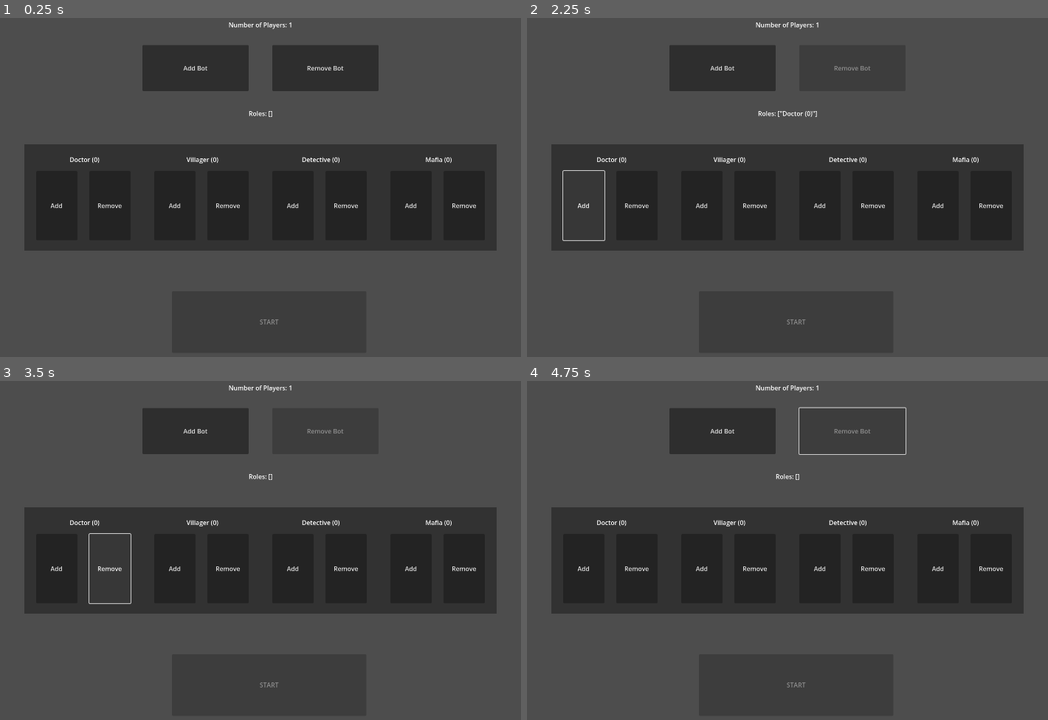
Above: before the commit, frames 1-4 (two rows, left to right).
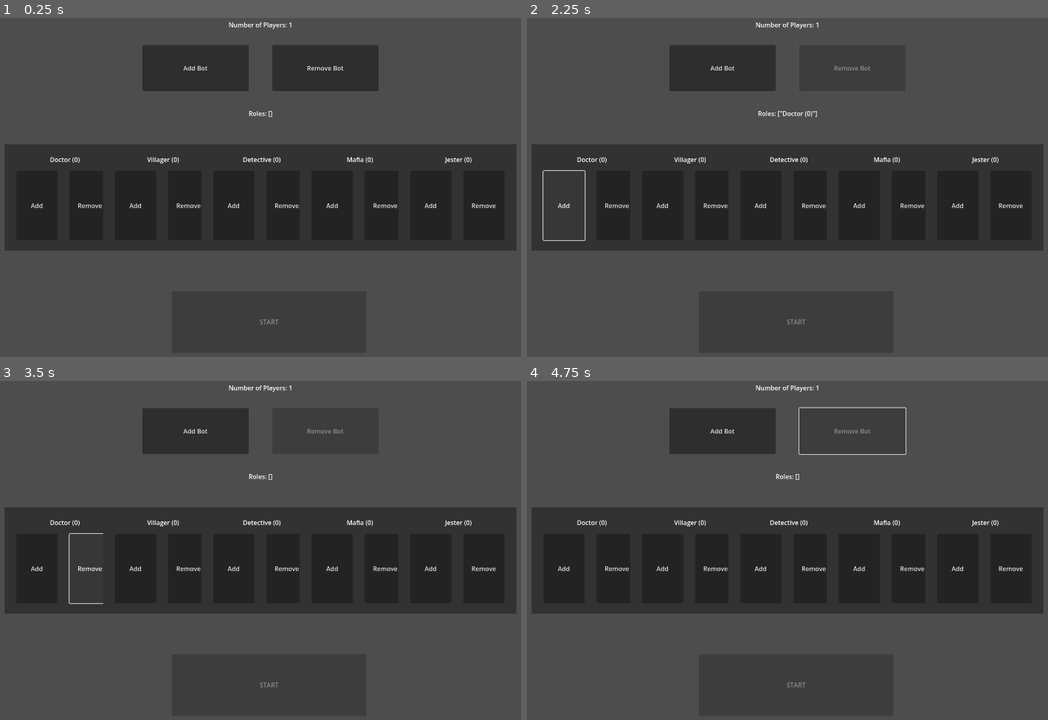
Above: after the commit, the same moments.

Repository: ThatOnePixle/MafiaWithCustomCards
Game: Godot game, scene res://scenes and scripts/main.tscn
Two runs of this game, one before a commit and one after it. Both use one fixed random seed, a clock stepped at 60 frames per second and the inputs below.
Inputs:
- Up to frame 1 (0.25 s): no input
- Up to frame 2 (2.25 s): click "Add Bot" at 0.5 s; click "Remove Bot" at 1.25 s; click "Add" at 2 s
- Up to frame 3 (3.5 s): click "Remove" at 2.75 s
- Up to frame 4 (4.75 s): click "Add Bot" at 3.5 s; click "Remove Bot" at 4.25 s

The runs differ from the first frame. In frame 1, 3.2% of the frame differs, in the area x 0-100%, y 37-69%; in frame 2, 3.0%; in frame 3, 3.4%; in frame 4, 3.2%.

Commit message:
added win cons as their own json file

Diff:
--- /dev/null
+++ b/roles/jester0000.json
@@ -0,0 +1,9 @@
+{
+	"name":"Jester (0)",
+	"team":"neutral",
+	"win con": {
+		"type":"has tag",
+		"tag":"voted out",
+		"alone": true
+	}
+}
--- a/scenes and scripts/main.gd
+++ b/scenes and scripts/main.gd
@@ -3,13 +3,16 @@
 #----------------------------------------------------------------------------------------------------
 #Variables
 #----------------------------------------------------------------------------------------------------
-
+#Roles
 var roleOptions: Array = _load_roles_data()
 var roles: Array[String] = []
+var teams: Array = _load_team_data()
 
+#Players
 var players: Dictionary[String, Dictionary] = {}
 var numOfPlayers: int = 1
 
+#Scenes
 var lobbyScene: PackedScene = preload("res://scenes and scripts/lobby/lobby.tscn")
 var nightScene: PackedScene = preload("res://scenes and scripts/night/night.tscn")
 var voteingScene: PackedScene = preload("res://scenes and scripts/voteing/voteing.tscn")
@@ -17,9 +20,29 @@
 var nightSceneObject: Node = nightScene.instantiate()
 var voteingSceneObject: Node = voteingScene.instantiate()
 
+#Comparisons
+var comparisons = {
+	"==": func(a, b): return a == b,
+	"!=": func(a, b): return a != b,
+	">=": func(a, b): return a >= b,
+	"<=": func(a, b): return a <= b,
+	">":  func(a, b): return a > b,
+	"<":  func(a, b): return a < b
+}
+
 #----------------------------------------------------------------------------------------------------
 #Functions
 #----------------------------------------------------------------------------------------------------
+
+#Misc Functions
+func _get_player_count(condition: String, valueToCompare: String, countDead: bool):
+	var memberCount = 0
+	for player in players.values():
+		if player.get(condition, "") == valueToCompare and (countDead or !player.get("dead", false)):
+			memberCount += 1
+	return memberCount
+
+#Setup Custom Data
 func _load_roles_data():
 	var rolesData = []
 	var dir = DirAccess.open("res://roles")
@@ -32,34 +55,79 @@
 			rolesData.append(data)
 		file_name = dir.get_next()
 	return rolesData
-
 func _return_role_data_matching_name(nameOfRole):
 	for roleData in roleOptions:
 		if nameOfRole == roleData["name"]:
 			return roleData
+func _load_team_data():
+	var teamData = []
+	var dir = DirAccess.open("res://teams")
+	dir.list_dir_begin()
+	var file_name = dir.get_next()
+	while file_name != "":
+		if file_name.ends_with(".json"):
+			var file = FileAccess.open("res://teams/" + file_name, FileAccess.READ)
+			var data = JSON.parse_string(file.get_as_text())
+			teamData.append(data)
+		file_name = dir.get_next()
+	return teamData
+func _create_json_var(varStructure: Dictionary):
+	var returnVar = 0
+	match varStructure["type"]:
+		"players":
+			returnVar = _get_player_count("","",false)
+			match varStructure["condition"]:
+				"is team":
+					returnVar = _get_player_count("team",varStructure["team"], false)
+			if varStructure.get("inverted", false):
+				returnVar = _get_player_count("","",false) - returnVar
+		"constant":
+			returnVar = int(varStructure["number"])
+	return returnVar
 
+#Check Win-Cons
+func _get_win_con():
+	var teamsThatHaveWon = []
+	for team in teams:
+		match team["win con"]["type"]:
+			"compare":
+				var var1 = _create_json_var(team["win con"]["var1"])
+				var var2 = _create_json_var(team["win con"]["var2"])
+				var comp = team["win con"]["comparison"]
+				print(str(var1) + str(comp) + str(var2))
+				print(str(_create_json_var(team["win con"]["var2"])))
+				if comparisons.has(comp) and comparisons[comp].call(var1, var2):
+					teamsThatHaveWon.append(team["name"])
+	return teamsThatHaveWon
+func _check_win_cons(team_win, sceneToTransitionTo):
+	if team_win == []:
+		_instantiate_scenes()
+		self.add_child(sceneToTransitionTo)
+	else:
+		print(str(team_win) + " has won!")
+
+#Assign Roles
+func _assign_roles() -> void:
+	for i in range(numOfPlayers):
+		var roleToBeAssigned: String = roles[randi_range(0,len(roles)-1)]
+		players["Bot" + str(i)] = _return_role_data_matching_name(roleToBeAssigned).duplicate(true)
+		roles.erase(roleToBeAssigned)
+
+#Swapping Scenes
 func _ready() -> void:
 	self.add_child(lobbySceneObject)
 func _instantiate_scenes() -> void:
 	lobbySceneObject = lobbyScene.instantiate()
 	nightSceneObject = nightScene.instantiate()
 	voteingSceneObject = voteingScene.instantiate()
+	print(players)
 func _start() -> void:
 	self.remove_child(lobbySceneObject)
-	_instantiate_scenes()
-	for i in range(numOfPlayers):                                             #Assigns Roles
-		var roleToBeAssigned: String = roles[randi_range(0,len(roles)-1)]
-		players["Bot" + str(i)] = _return_role_data_matching_name(roleToBeAssigned)
-		roles.erase(roleToBeAssigned)
-	print(players)
-	self.add_child(nightSceneObject)
+	_assign_roles()
+	_check_win_cons(_get_win_con(), nightSceneObject)
 func _start_vote() -> void:
-	print(players)
 	self.remove_child(nightSceneObject)
-	_instantiate_scenes()
-	self.add_child(voteingSceneObject)
+	_check_win_cons(_get_win_con(), voteingSceneObject)
 func _end_vote() -> void:
-	print(players)
 	self.remove_child(voteingSceneObject)
-	_instantiate_scenes()
-	self.add_child(nightSceneObject)
+	_check_win_cons(_get_win_con(),nightSceneObject)
--- a/scenes and scripts/night/night.gd
+++ b/scenes and scripts/night/night.gd
@@ -15,29 +15,27 @@
 #Variables
 #----------------------------------------------------------------------------------------------------
 
+#Night Setup
 func _ready() -> void:
+	playerSelectorObject = playerSelector.instantiate()
 	roleTitle.text = "You Are: " + playerRole["name"]
-	if playerRole["night"]["target"] == "selection":
+	if playerRole.has("night") and playerRole["night"]["target"] == "selection":
 		self.add_child(playerSelectorObject)
 
+#Action Logic
 func _selection_complete(botNumber) -> void:
 	_perform_action("Bot" + str(botNumber))
 	self.remove_child(playerSelectorObject)
-
 func _perform_action(target: String) -> void:
-	print(target)
 	match playerRole["night"]["action"]:
 		"kill":
-			if "protected" in mainRoot.players[target]:
-				if !mainRoot.players[target]["protected"]:
-					mainRoot.players[target]["dead"] = true
-			else:
+			if !mainRoot.players[target].get("protected", false):
 				mainRoot.players[target]["dead"] = true
 		"protect":
 			mainRoot.players[target]["protected"] = true
 		"investigate":
-			outputText = mainRoot.players[target]["name"]
+			outputText.text = mainRoot.players[target]["name"]
 
-
+#End Night Sequence
 func _on_finish_button_pressed() -> void:
 		mainRoot._start_vote()
--- a/scenes and scripts/night/player_selector.gd
+++ b/scenes and scripts/night/player_selector.gd
@@ -11,6 +11,7 @@
 #Functions
 #----------------------------------------------------------------------------------------------------
 
+#Selector Setup
 func _ready() -> void:
 	for i in range(1,mainRoot.numOfPlayers):
 		var buttonPerPerson: Button = Button.new()
@@ -19,9 +20,8 @@
 		buttonPerPerson.anchor_bottom = 0.9
 		buttonPerPerson.anchor_left = float(i) * 1/mainRoot.numOfPlayers - 0.1
 		buttonPerPerson.anchor_right = buttonPerPerson.anchor_left + 0.2
-		if "dead" in mainRoot.players["Bot" + str(i)]:
-			if mainRoot.players["Bot" + str(i)]["dead"]:
-				buttonPerPerson.disabled = true
-				buttonPerPerson.text = "Bot " + str(i) + " (Dead)"
+		if mainRoot.players["Bot" + str(i)].get("dead", false):
+			buttonPerPerson.disabled = true
+			buttonPerPerson.text = "Bot " + str(i) + " (Dead)"
 		background.add_child(buttonPerPerson)
 		buttonPerPerson.connect("button_down", (func(): root._selection_complete(i)))
--- a/scenes and scripts/voteing/voteing.gd
+++ b/scenes and scripts/voteing/voteing.gd
@@ -6,20 +6,23 @@
 
 @onready var mainRoot = $".."
 @onready var roleTitle = $roleTitle
-@onready var background = $background
 var playerSelector: PackedScene = preload("res://scenes and scripts/night/player_selector.tscn")
 var selectionComplete = false
 @onready var playerRole = mainRoot.players["Bot0"]
+var playerSelectorObject = playerSelector.instantiate()
 
 #----------------------------------------------------------------------------------------------------
 #Variables
 #----------------------------------------------------------------------------------------------------
 
+#Voteing Setup
 func _ready() -> void:
 	roleTitle.text = "You Are: " + playerRole["name"]
-	var playerSelectorObject = playerSelector.instantiate()
 	self.add_child(playerSelectorObject)
 
+#Voteing Action
 func _selection_complete(botNumber) -> void:
+	mainRoot.players["Bot" + str(botNumber)]["voted out"] = true
 	mainRoot.players["Bot" + str(botNumber)]["dead"] = true
+	self.remove_child(playerSelectorObject)
 	mainRoot._end_vote()
--- a/teams/mafia.json
+++ b/teams/mafia.json
@@ -1,15 +1,16 @@
 {
+	"name":"mafia",
 	"win con":{
 		"type": "compare",
 		"var1":{
 			"type":"players",
-			"condition":"is role",
-			"role": "mafia"
+			"condition":"is team",
+			"team": "mafia"
 		},
 		"var2":{
 			"type":"players",
-			"condition":"is role",
-			"role": "mafia",
+			"condition":"is team",
+			"team": "mafia",
 			"inverted": true
 		},
 		"comparison": ">="
--- a/teams/villager.json
+++ b/teams/villager.json
@@ -1,10 +1,11 @@
 {
+	"name":"villagers",
 	"win con":{
 		"type": "compare",
 		"var1":{
 			"type":"players",
-			"condition":"is role",
-			"role": "mafia"
+			"condition":"is team",
+			"team":"mafia"
 		},
 		"var2":{
 			"type":"constant",
